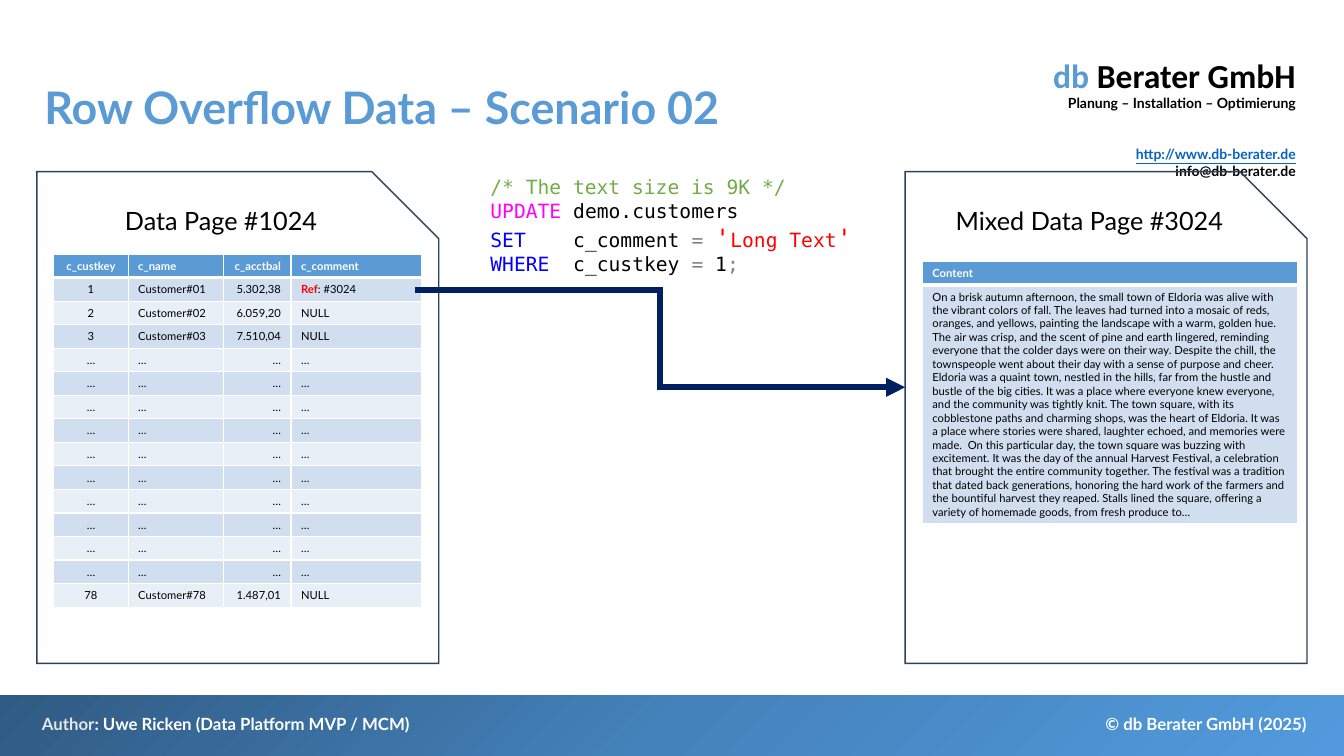
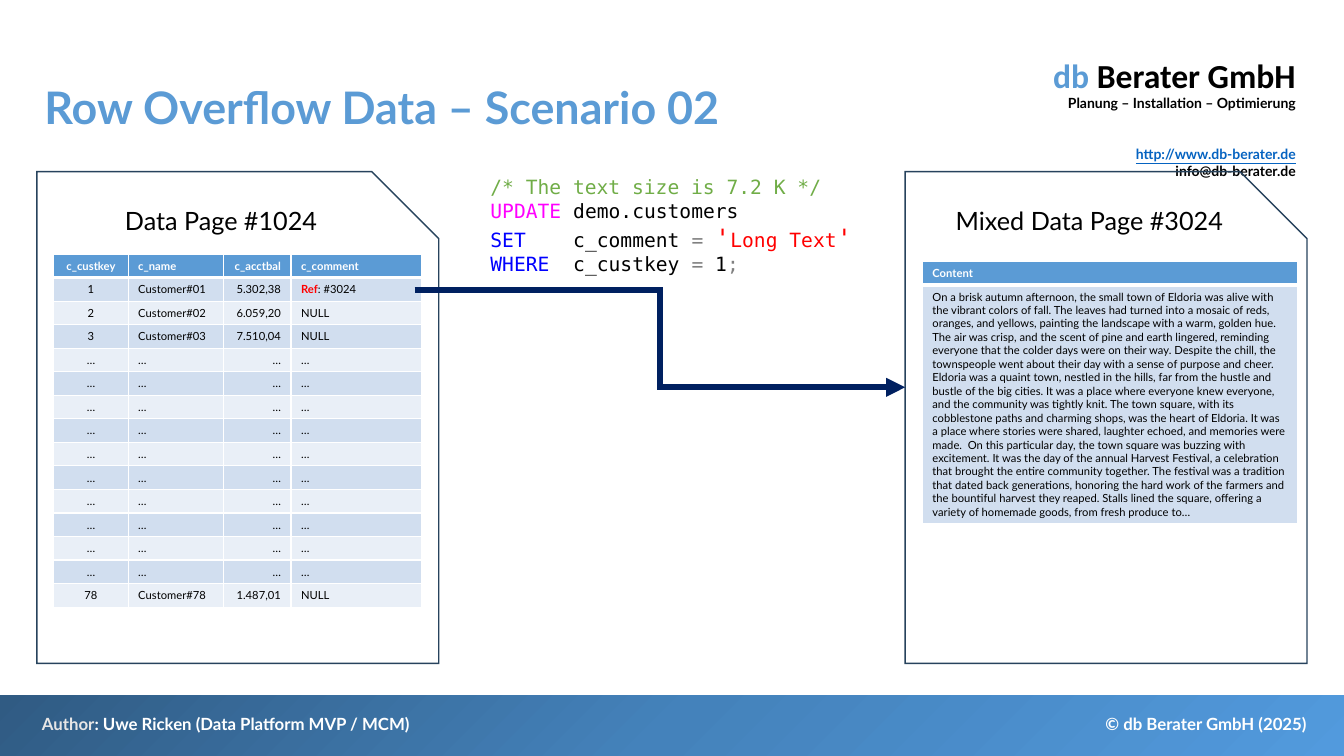
Before and after one commit to db-berater/handling-lob-data, a slide deck: slide 10 of 01 - Documents and Preparation/LOB Data Management.pptx. Drawn at 1344x756 pixels with LibreOffice and Linux fonts; fonts in the diff are those of the drawing. Boxes give left, top, right and bottom in pixels: in the first picture for what was removed or moved away, otherwise in the second. Text is boxed around its words. In the diff, an @@ line names an element or a change of style, - is before the commit and + after.

```diff
--- a/01 - Documents and Preparation/LOB Data Management.pptx
+++ b/01 - Documents and Preparation/LOB Data Management.pptx
@@ text at (526, 179, 786, 195): text changed @@
-/* The text size is 9K */
+/* The text size is 7.2 K */
```
Also in this commit, not shown: 3 other slides changed, 5 other files.
